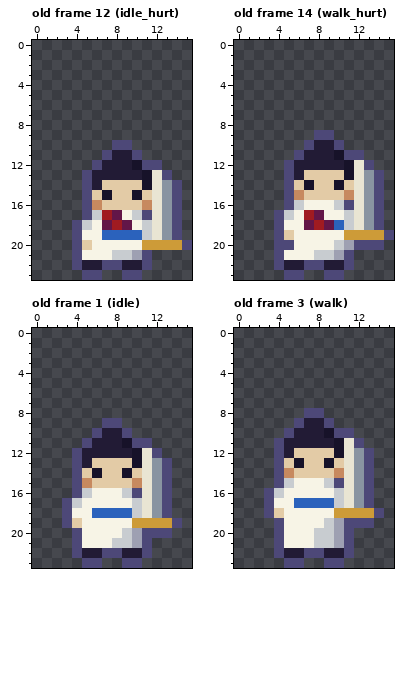
Two versions of one pixel-art file, art/bodies/orthodox.aseprite. The first picture shows the starting point.
16x24 pixels, 42 frames. Shown: old frame 12 (idle_hurt), old frame 14 (walk_hurt), old frame 1 (idle), old frame 3 (walk). The commit also changed other frames, which this record leaves out.
Now the later version:
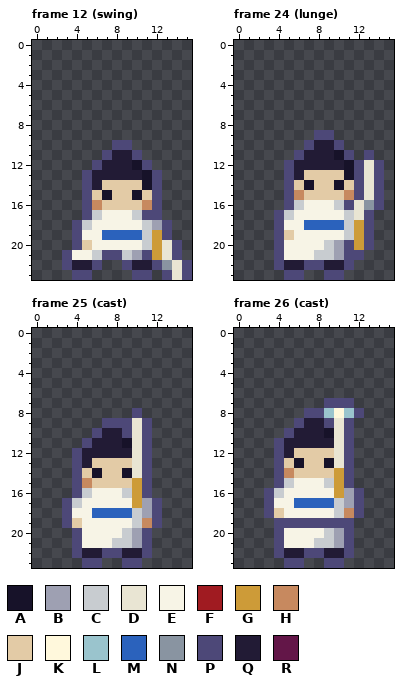
Palette (. is transparent): A #171229  B #9ea0b2  C #c8ccd0  D #e9e5d3  E #f7f4e6  F #a01b21  G #cd9b38  H #c7895f  J #e3cba6  K #fff8dc  L #9ac4cd  M #2b62bc  N #8994a1  P #4d4878  Q #221b35  R #631648
A new or re-ordered frame is compared with the old frame closest to it.
The exact change:
frames 42 -> 68
Changed rows in their new state; - is an unchanged pixel.
Frame 12 (swing) is new; against old frame 12 (idle_hurt):
first column x 3:
12 ---------.---
13 ---------P.--
14 ---------P..-
15 ---------P..-
16 ---------P..-
17 ----EE---P..-
18 ----EEE--BP.-
19 ---------GP.-
20 --------C-DP.
21 PE-CPP---GDP-
22 PQ-P..P-QPNDP
23 -P-.--.-P-PDP
Frame 24 (lunge) is new; against old frame 14 (walk_hurt):
first column x 5:
11 -------.P--
12 -------PDP-
13 -------PD--
14 -------PD--
15 -------PD--
17 --EE----P.-
18 --MMM--GP.-
19 ------C-P..
20 E---CBPG-.-
21 -------P---
Frame 25 (cast) is new; against old frame 1 (idle):
first column x 9:
 8 -P----
 9 PDP---
10 -DP---
11 -D----
12 -DP.--
13 -DP..-
14 -DP..-
15 -GP..-
16 -GP..-
17 -GBP.-
18 --BP.-
19 -CHP..
20 ---..-
Frame 26 (cast) is new; against old frame 3 (walk):
first column x 5:
 7 ----PPP---
 8 ----LKLP--
 9 -----DP---
10 -----D----
11 -----DP.--
12 -----DP..-
13 -----DP..-
14 -----GP..-
15 -----GP..-
16 -----GBP.-
17 ------BP.-
18 -----CHP..
19 PPPPPP-..-
20 ---E------
Where, in picture pixels (left, top, right, bottom), the same in both pictures:
changed: (62, 160, 192, 280)
changed: (284, 150, 394, 260)
changed: (122, 408, 182, 538)
changed: (284, 398, 384, 538)
